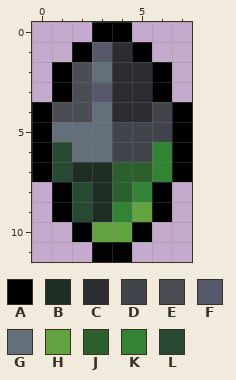
Pixel-art sprite -- Assets/Tiles/Magike/Lens/ForestLensTile_Glistent.png. That is the earlier state.
The file is 16x24 pixels, drawn in blocks of 2x2; one block is one cell here.
Palette (. is transparent): A #000000  B #1e2e25  C #2c2d32  D #42444c  E #4b4d55  F #565969  G #63707a  H #63a440  J #2b5f2c  K #338335  L #274a34
After:
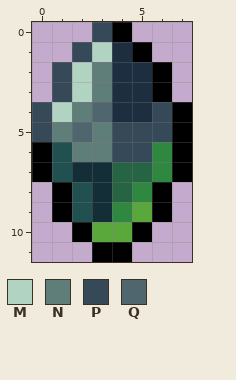
Colours new in this view: M #b1d3c2  N #5f7e79  P #354959  Q #50666f
Change:
@@ palette @@
-B #1e2e25
+B #142e38
-C #2c2d32
+C #1d2e41
-H #63a440
+H #5aa83c
-J #2b5f2c
+J #256544
-K #338335
+K #2e8840
-L #274a34
+L #205150
@@ x 0..7 @@
- 0 ...AA...
- 1 ..AFCA..
- 2 .AEGCCA.
- 3 .AEFCCA.
- 4 AEEGCCDA
- 5 AGGGDDDA
- 6 ALGGDDKA
+ 0 ...PA...
+ 1 ..PMCA..
+ 2 .PMNCCA.
+ 3 .PMNCCA.
+ 4 PMNQCCPA
+ 5 PNQNPPPA
+ 6 ALNNPPKA
  7 ALBBJJKA
